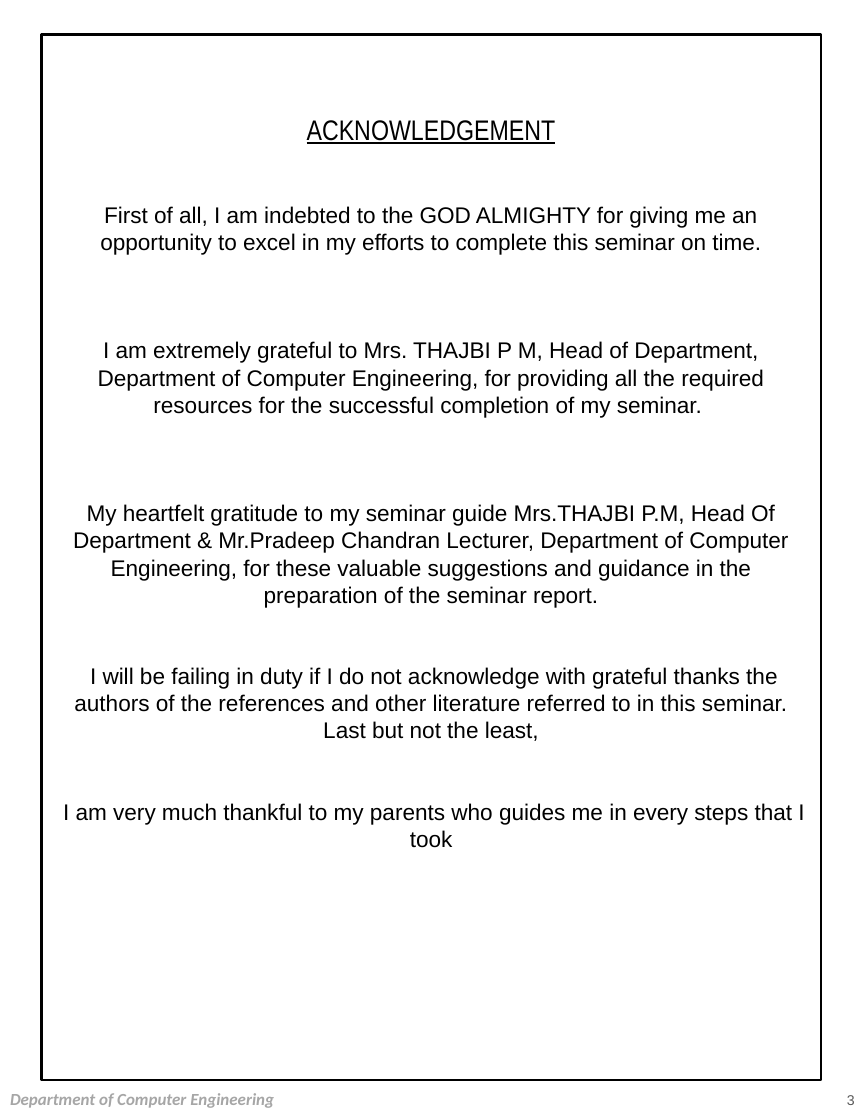
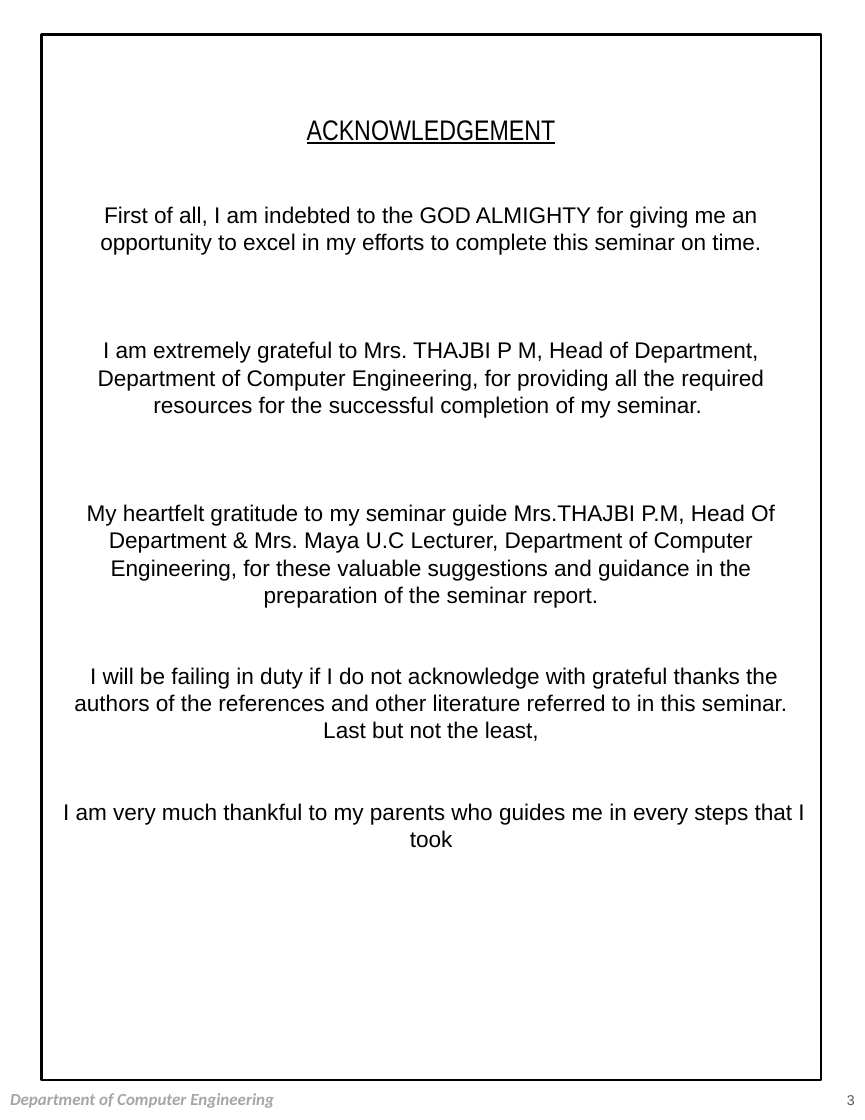
Before and after one commit to Silo5k3u8t4/semi, a slide deck: slide 3 of NEW.pptx. Drawn at 865x1120 pixels with LibreOffice and Linux fonts; fonts in the diff are those of the drawing. Boxes give left, top, right and bottom in pixels: in the first picture for what was removed or moved away, otherwise in the second. Text is boxed around its words. In the diff, an @@ line names an element or a change of style, - is before the commit and + after.

```diff
--- a/NEW.pptx
+++ b/NEW.pptx
@@ text in rectangle at (87, 504, 775, 608): text changed @@
-My heartfelt gratitude to my seminar guide Mrs.THAJBI P.M, Head Of Department & Mr.Pradeep Chandran Lecturer, Department of Computer Engineering, for these valuable suggestions and guidance in the preparation of the seminar report.
+My heartfelt gratitude to my seminar guide Mrs.THAJBI P.M, Head Of Department & Mrs. Maya U.C Lecturer, Department of Computer Engineering, for these valuable suggestions and guidance in the preparation of the seminar report.
```
Also in this commit, not shown: 7 other slides changed, 6 slides added, 18 other files.
